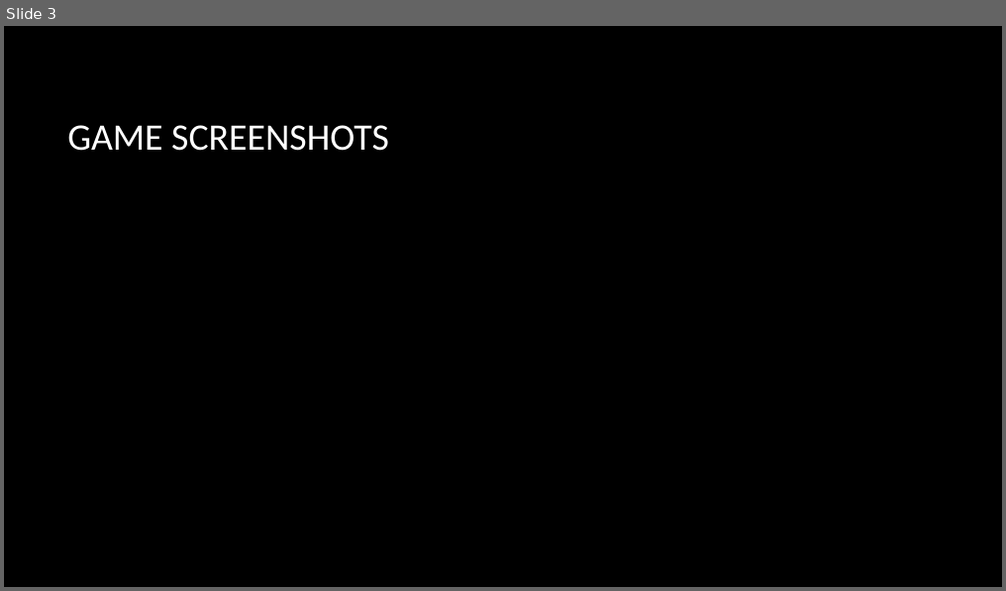
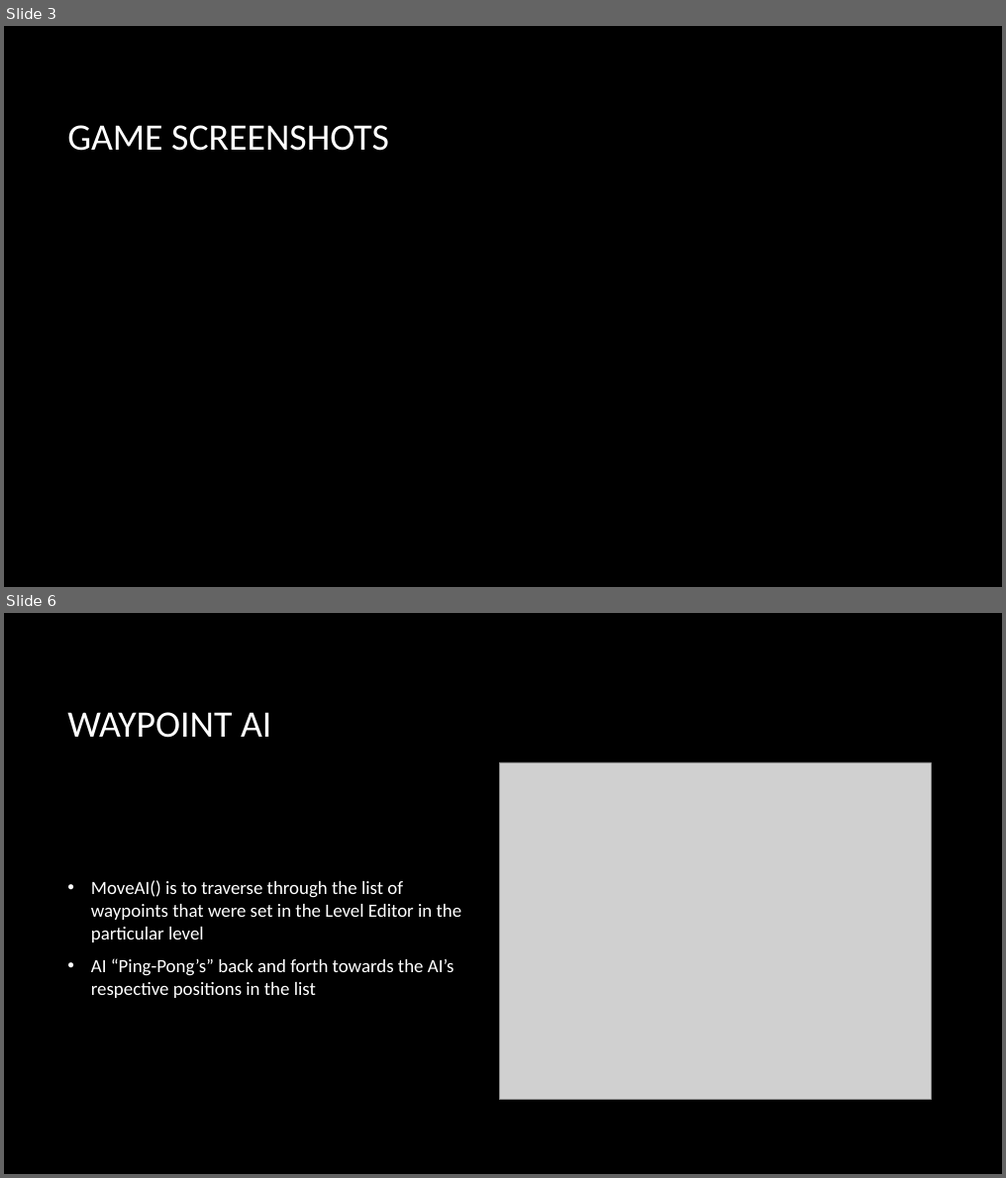
Before and after one commit to Lexzt/finlandai, a slide deck: Documentations/Pacman Revised.pptx. Shown one above the other, each under a label of ours: slide 3 before the commit, slides 3 and 6 after it; the slides between them are not shown. The pictures are 1006x591 and 1006x1178 pixels, drawn with LibreOffice and Linux fonts; fonts in the diff are those of the drawing; grey boxes stand for pictures; background and template pictures are left out. Boxes give left, top, right and bottom in pixels: in the first picture for what was removed or moved away, otherwise in the second. Text is boxed around its words. In the diff, an @@ line names an element or a change of style, - is before the commit and + after.

```diff
--- a/Documentations/Pacman Revised.pptx
+++ b/Documentations/Pacman Revised.pptx
@@ slide 6 added at (4,613,1002,1174), background picture (left out) @@
@@ title added at (67,712,271,738), 36 pt, text #FFFFFF @@
+WAYPOINT AI
@@ picture added at (500,762,931,1100) @@
@@ text added at (91,880,462,998), 18 pt, text #FFFFFF @@
+• MoveAI() is to traverse through the list of waypoints that were set in the Level Editor in the particular level
+• AI “Ping-Pong’s” back and forth towards the AI’s respective positions in the list
```
Also in this commit, not shown: 3 slides changed, 3 other slides added, 1 slide removed, 1 other file.
